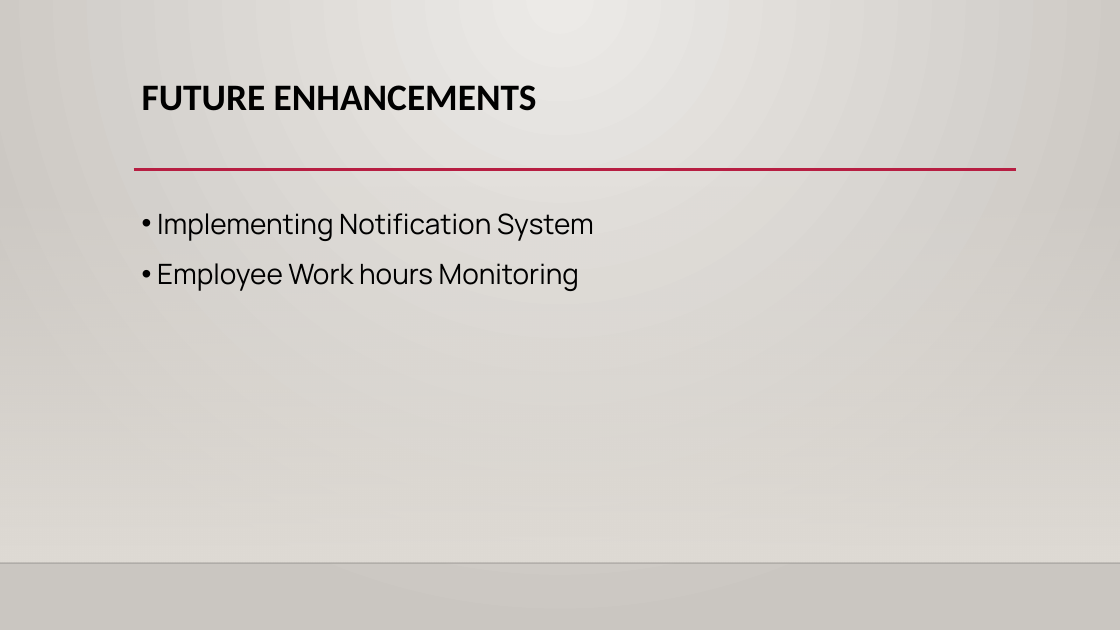
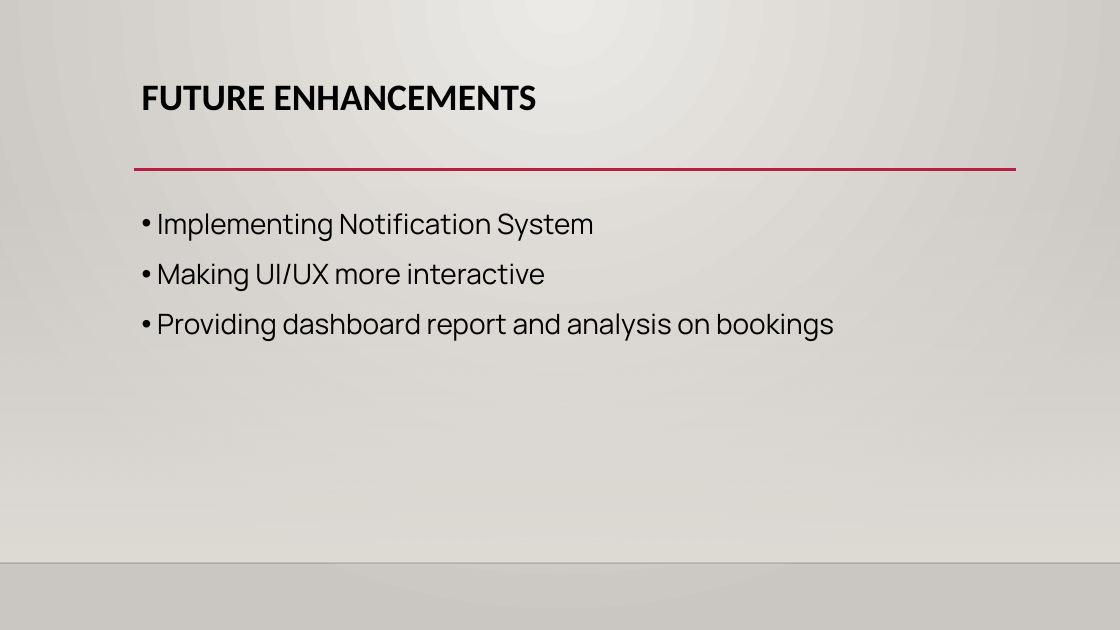
Before and after one commit to UST-Wave3-Project3/Documentation, a slide deck: slide 10 of BookEz.pptx. Drawn at 1120x630 pixels with LibreOffice and Linux fonts; fonts in the diff are those of the drawing; background and template pictures are left out. Boxes give left, top, right and bottom in pixels: in the first picture for what was removed or moved away, otherwise in the second. Text is boxed around its words. In the diff, an @@ line names an element or a change of style, - is before the commit and + after.

```diff
--- a/BookEz.pptx
+++ b/BookEz.pptx
@@ text at (157,263,834,341): text changed @@
-• Employee Work hours Monitoring
+• Making UI/UX more interactive
+• Providing dashboard report and analysis on bookings
```
Also in this commit, not shown: 1 other slide changed, 1 other file.
